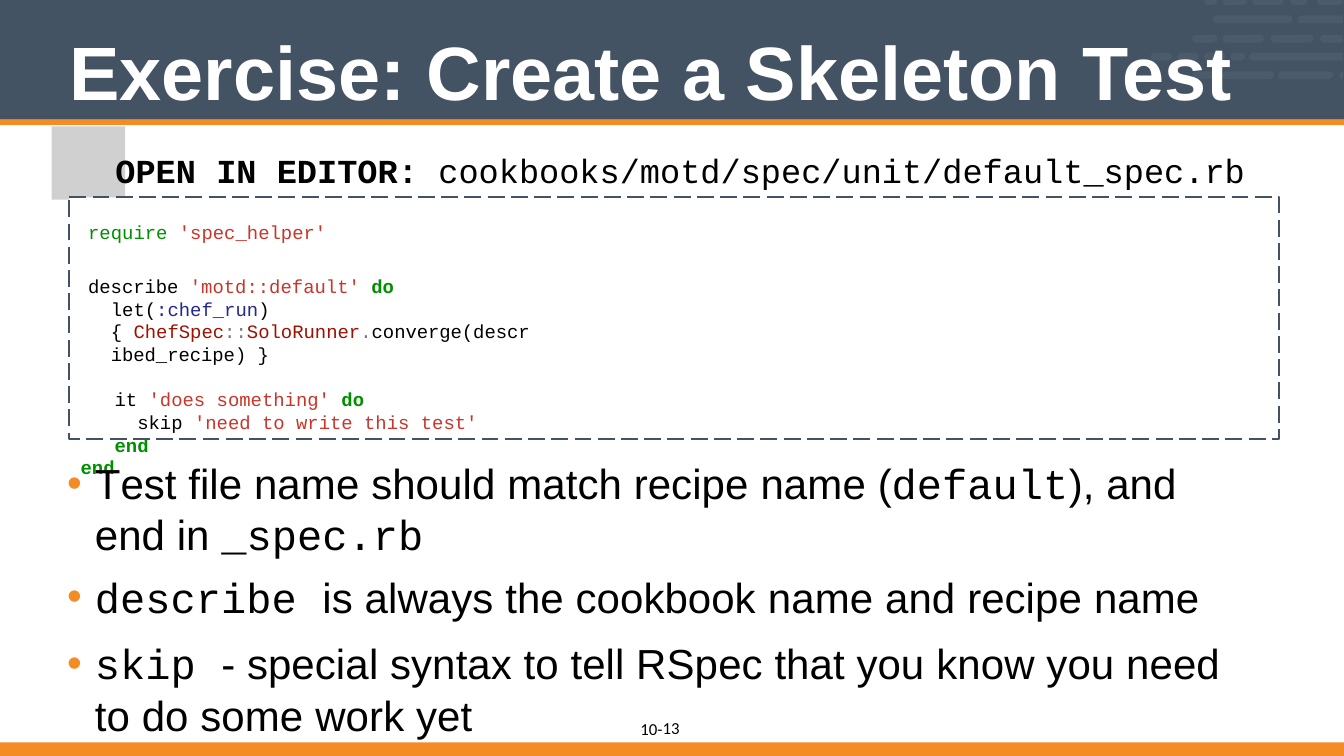
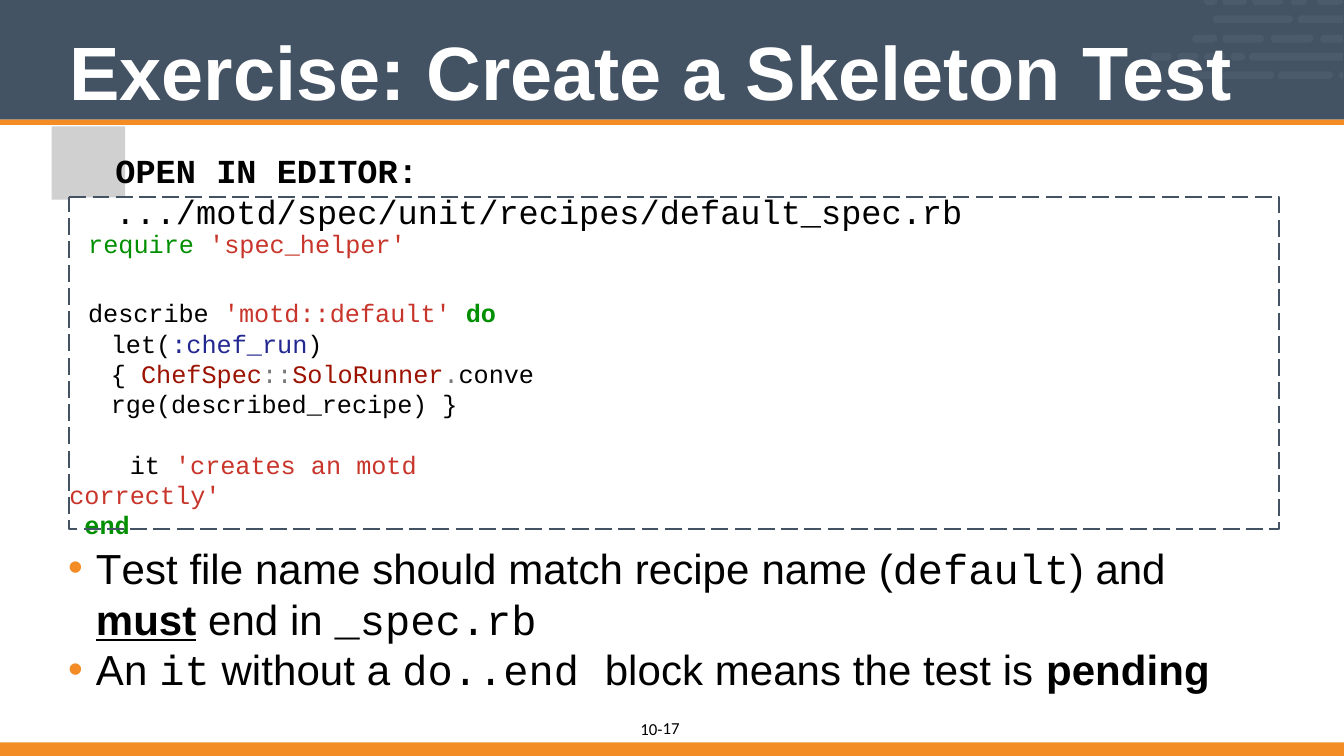
Before and after one commit to vinyar/chef-intermediate, a slide deck: slide 17 of 10-introduction_to_chefspec.pptx (slide 13 before the commit). Drawn at 1344x756 pixels with LibreOffice and Linux fonts; fonts in the diff are those of the drawing; grey boxes stand for pictures. Boxes give left, top, right and bottom in pixels: in the first picture for what was removed or moved away, otherwise in the second. Text is boxed around its words. In the diff, an @@ line names an element or a change of style, - is before the commit and + after.

Commit message:
Reworked the Introduction to Chefspec Portion
* Too often when teaching the material the source code in this section was far too small to read. So I opted to break out the explanation of the components of the spec across multiple slides to make it read better at poorer resolutions.

* Re-ordered a number of slides. To put the creation of the spec_helper file after creation of the spec directory and then continue on creating the paths. This is something that I tried the other way and decided that making all the paths and then editing the files did not feel right.

* Adopted the pattern of using the `spec/unit/recipes` folder because that is the path is generated when using `chef generate recipe ...`.

```diff
--- a/10-introduction_to_chefspec.pptx
+++ b/10-introduction_to_chefspec.pptx
@@ text at (x1=115, y1=159, x2=962, y2=231): text changed @@
-OPEN IN EDITOR: cookbooks/motd/spec/unit/default_spec.rb
+OPEN IN EDITOR: .../motd/spec/unit/recipes/default_spec.rb
@@ freeform shape "require 'spec_helper'" resized from (x1=70, y1=197, x2=1279, y2=438) to (x1=70, y1=197, x2=1279, y2=529) @@
@@ freeform shape resized from (x1=70, y1=197, x2=1279, y2=438) to (x1=70, y1=197, x2=1279, y2=529) @@
@@ text in freeform shape at (x1=84, y1=235, x2=534, y2=535): size 18 to 24 pt in "require 'spec_helper'", "describe 'motd::default' do", "let(:chef_run) { ChefSpec::SoloRunner.converge(described_rec ...", "end" @@
@@ text in freeform shape at (x1=69, y1=455, x2=416, y2=512): text changed; size 18 to 24 pt; text colour #C9352B to #C8352B @@
-it 'does something' do
-skip 'need to write this test'
+it 'creates an motd correctly'
@@ text in freeform shape at (x1=81, y1=461, x2=115, y2=480): paragraph removed @@
-end
@@ text at (x1=96, y1=553, x2=1210, y2=694): text changed @@
-• Test file name should match recipe name (default), and end in _spec.rb
-• describe is always the cookbook name and recipe name
-• skip - special syntax to tell RSpec that you know you need to do some work yet
+• Test file name should match recipe name (default) and must end in _spec.rb
+• An it without a do..end block means the test is pending
@@ page number at (x1=663, y1=723, x2=680, y2=734): text changed @@
-13
+17
```
Also in this commit, not shown: 12 other slides changed, 5 slides added, 1 slide removed.
